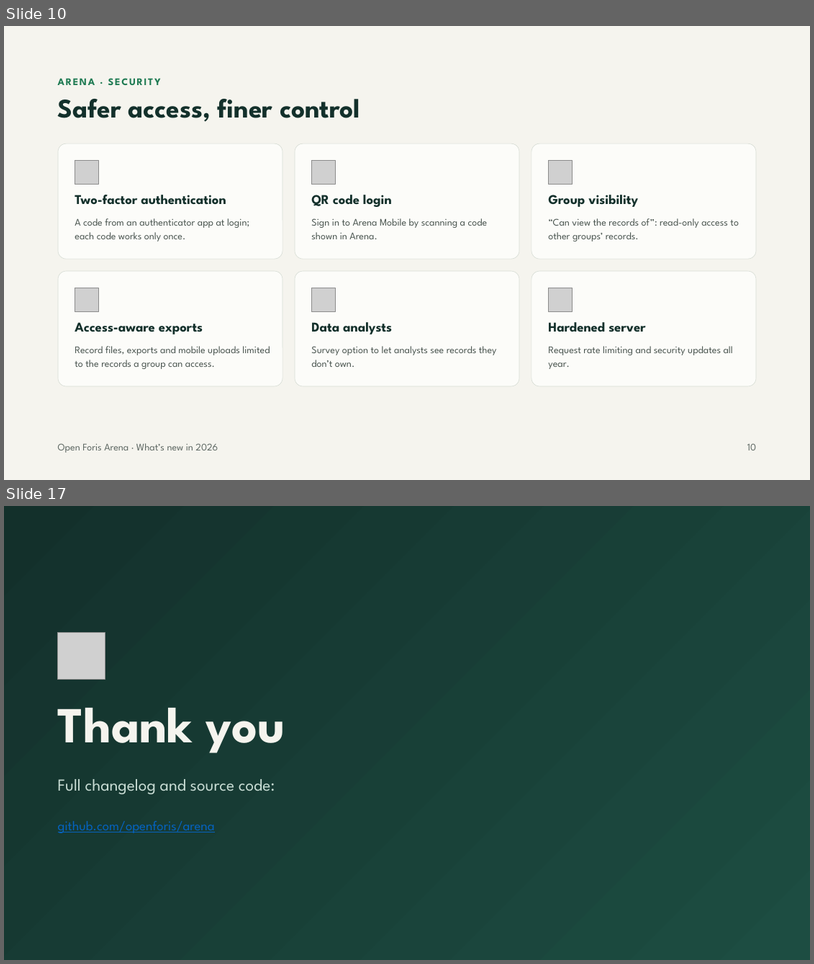
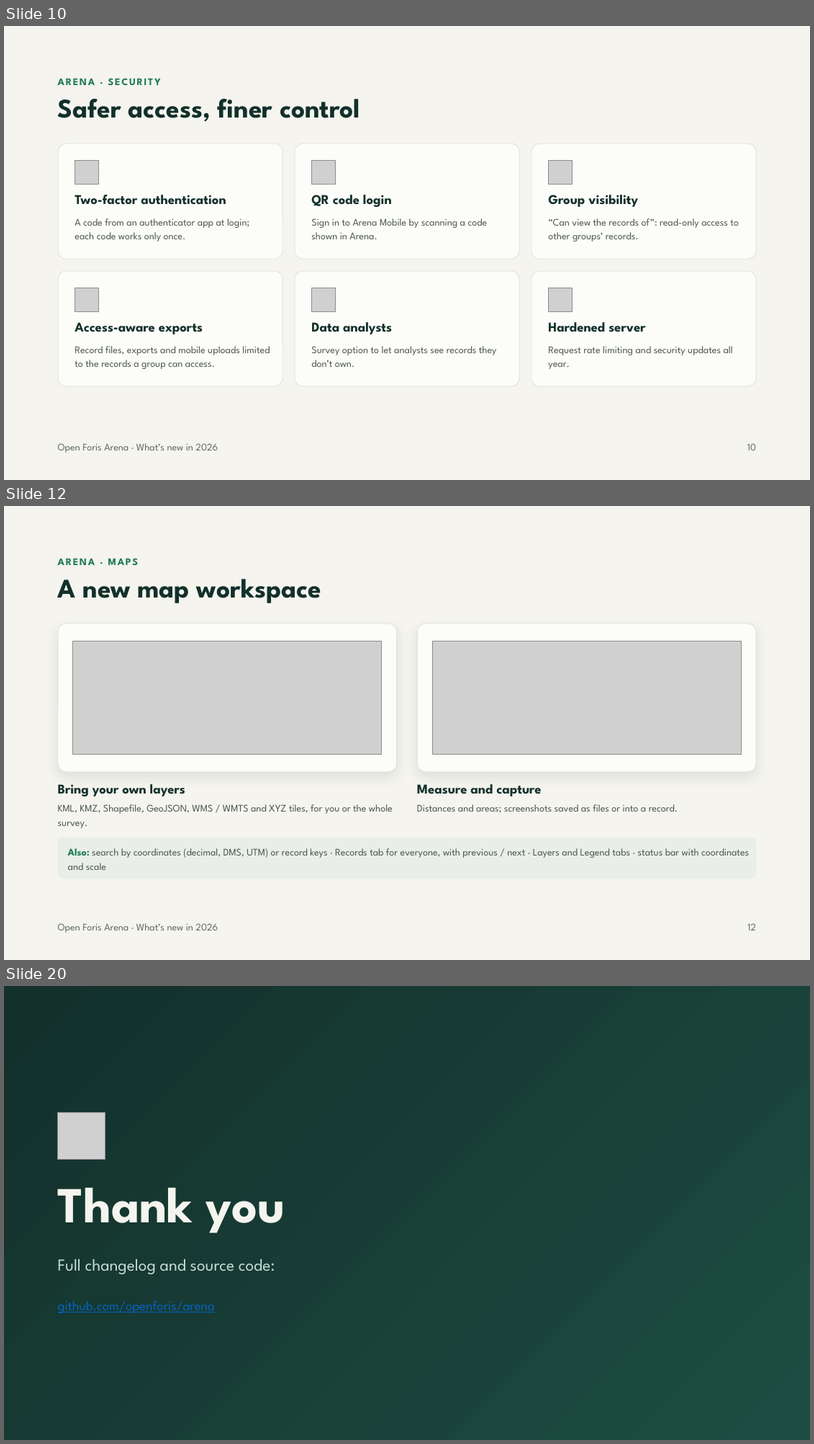
Before and after one commit to openforis/arena, a slide deck: docs/whats-new-2026/arena-whats-new-2026.pptx. Shown one above the other, each under a label of ours: slides 10 and 17 before the commit, slides 10, 12 and 20 after it; the slides between them are not shown. The pictures are 814x964 and 814x1444 pixels, drawn with LibreOffice and Linux fonts; fonts in the diff are those of the drawing; grey boxes stand for pictures. Boxes give left, top, right and bottom in pixels: in the first picture for what was removed or moved away, otherwise in the second. Text is boxed around its words. In the diff, an @@ line names an element or a change of style, - is before the commit and + after.

```diff
--- a/docs/whats-new-2026/arena-whats-new-2026.pptx
+++ b/docs/whats-new-2026/arena-whats-new-2026.pptx
@@ slide 12 added at [4, 506, 810, 960], background #F5F4EE @@
@@ text added at [58, 558, 139, 565], 12 pt, text #1E7A52, bold @@
+ARENA · MAPS
@@ title added at [58, 579, 322, 603], 32 pt, text #13302B, bold @@
+A new map workspace
@@ rounded rectangle added at [58, 623, 396, 772], fill #FCFCF9, outline #D6DCD4 0.5 pt @@
@@ rounded rectangle added at [418, 623, 756, 772], fill #FCFCF9, outline #D6DCD4 0.5 pt @@
@@ picture added at [73, 641, 382, 754] @@
@@ picture added at [432, 641, 741, 754] @@
@@ text added at [58, 784, 185, 796], 16 pt, text #13302B, bold @@
+Bring your own layers
@@ text added at [417, 784, 541, 796], 16 pt, text #13302B, bold @@
+Measure and capture
@@ text added at [58, 804, 393, 828], 12 pt, text #4A5550 @@
+KML, KMZ, Shapefile, GeoJSON, WMS / WMTS and XYZ tiles, for you or the whole survey.
@@ text added at [417, 804, 678, 813], 12 pt, text #4A5550 @@
+Distances and areas; screenshots saved as files or into a record.
@@ rounded rectangle added at [58, 837, 757, 879], fill #E9EEE8, 12 pt, text #4A5550 @@
+Also: search by coordinates (decimal, DMS, UTM) or record keys · Records tab for everyone, with previous / next · Layers and Legend tabs · status bar with coordinates and scale
@@ text added at [58, 923, 218, 932], 12 pt, text #5E6863 @@
+Open Foris Arena · What’s new in 2026
@@ text added at [748, 923, 756, 930], 12 pt, text #5E6863 @@
+12
@@ what was slide 17 is now slide 20 @@
```
Also in this commit, not shown: 8 slides changed, 2 other slides added, 25 other files.
